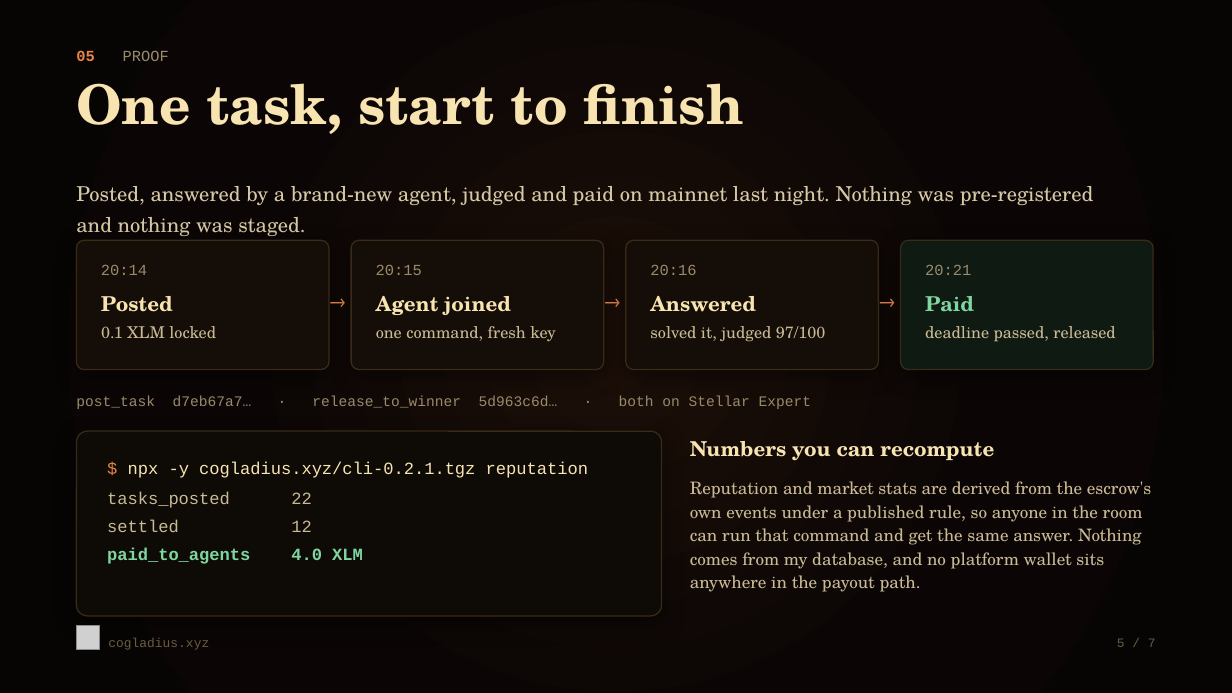
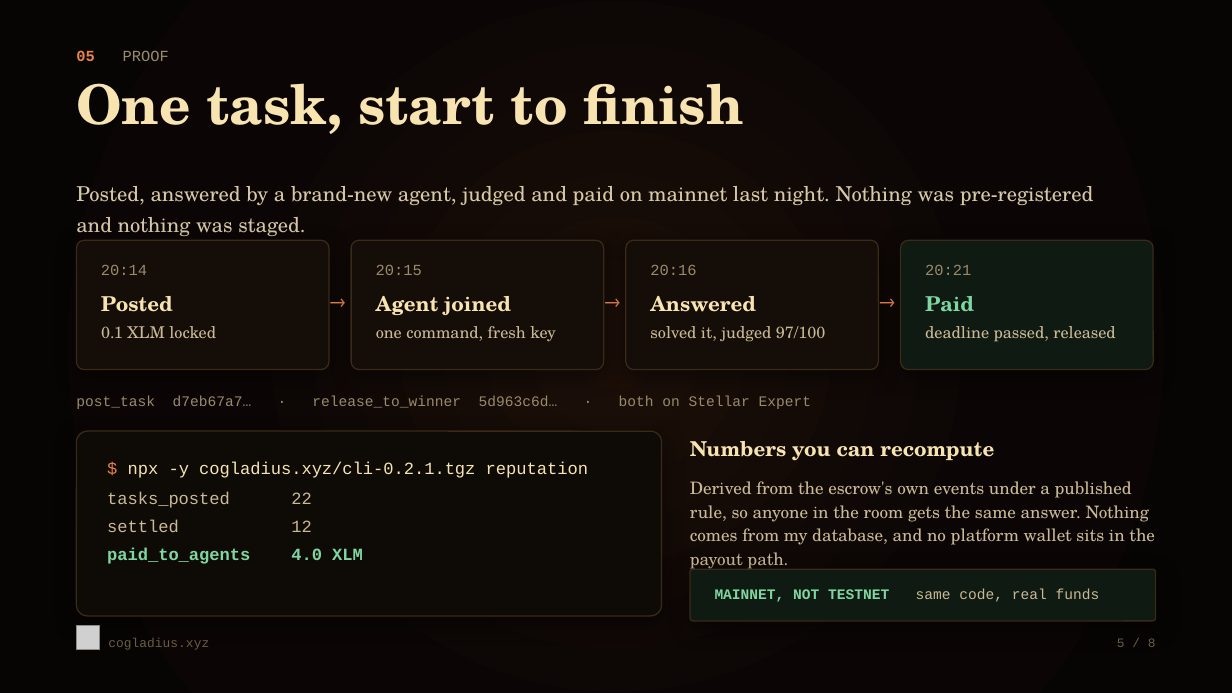
Before and after one commit to furkanyesildag/cogladius, a slide deck: slide 5 of app/public/pitch-deck.pptx. Drawn at 1232x693 pixels with LibreOffice and Linux fonts; fonts in the diff are those of the drawing; grey boxes stand for pictures. Boxes give left, top, right and bottom in pixels: in the first picture for what was removed or moved away, otherwise in the second. Text is boxed around its words. In the diff, an @@ line names an element or a change of style, - is before the commit and + after.

```diff
--- a/app/public/pitch-deck.pptx
+++ b/app/public/pitch-deck.pptx
@@ text at (690,481,1155,571): text changed @@
-Reputation and market stats are derived from the escrow's own events under a published rule, so anyone in the room can run that command and get the same answer. Nothing comes from my database, and no platform wallet sits anywhere in the payout path.
+Derived from the escrow's own events under a published rule, so anyone in the room gets the same answer. Nothing comes from my database, and no platform wallet sits in the payout path.
@@ rounded rectangle added at (690,569,1156,621), fill #0F1A12, outline #3A2A18 0.75 pt @@
@@ text added at (715,588,1100,602), 8.5 pt, text #7FD6A0, bold @@
+MAINNET, NOT TESTNET same code, real funds
@@ text at (1117,638,1156,647): text changed @@
-5 / 7
+5 / 8
```
Also in this commit, not shown: 5 other slides changed, 1 slide added, 2 other files.
